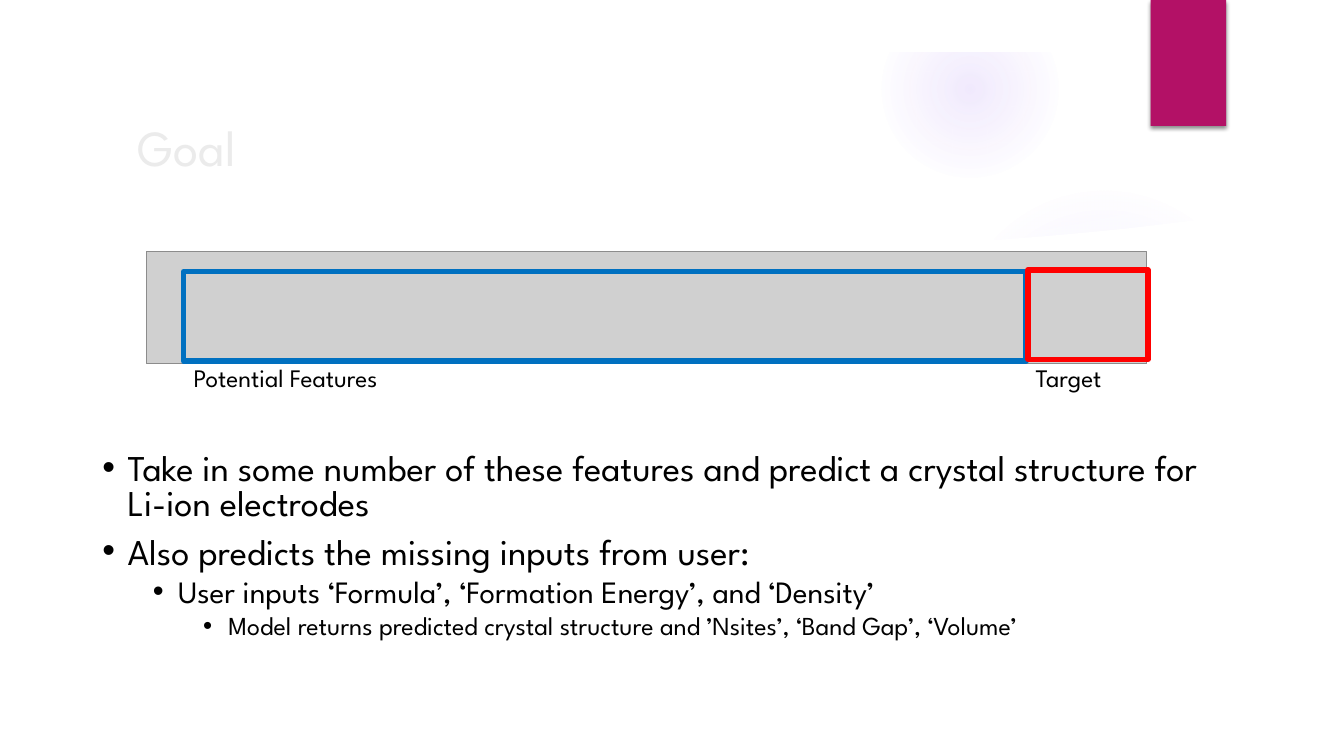
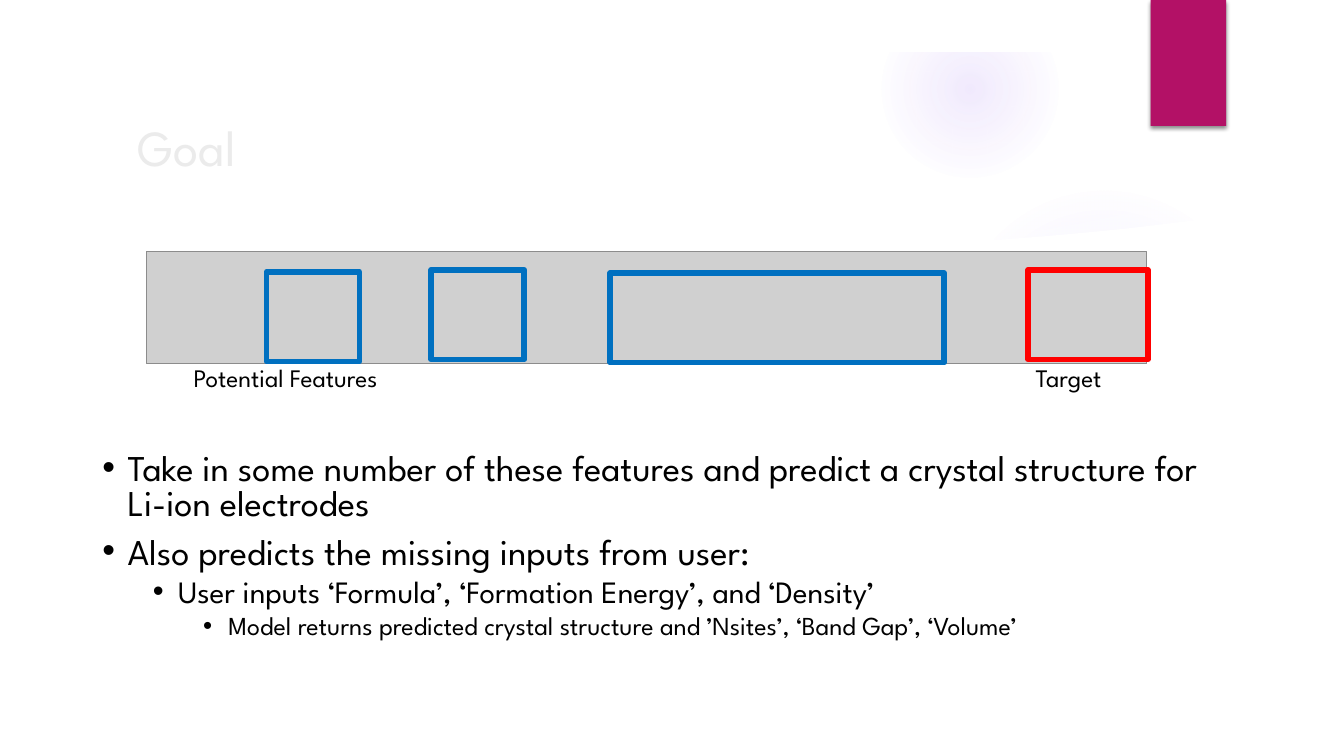
Before and after one commit to pykachu6/Dense-Caps, a slide deck: slide 2 of CHEME_Final_Presentation.pptx. Drawn at 1344x756 pixels with LibreOffice and Linux fonts; fonts in the diff are those of the drawing; grey boxes stand for pictures; background and template pictures are left out. Boxes give left, top, right and bottom in pixels: in the first picture for what was removed or moved away, otherwise in the second. Text is boxed around its words. In the diff, an @@ line names an element or a change of style, - is before the commit and + after.

Commit message:
updated presentation

```diff
--- a/CHEME_Final_Presentation.pptx
+++ b/CHEME_Final_Presentation.pptx
@@ rectangle: place and size @@
-rectangle at bbox=[184, 271, 1025, 361]
+rectangle at bbox=[266, 272, 359, 362]
@@ rectangle added at bbox=[432, 270, 524, 360], outline #0070C0 4 pt @@
@@ rectangle added at bbox=[610, 273, 944, 363], outline #0070C0 4 pt @@
```
